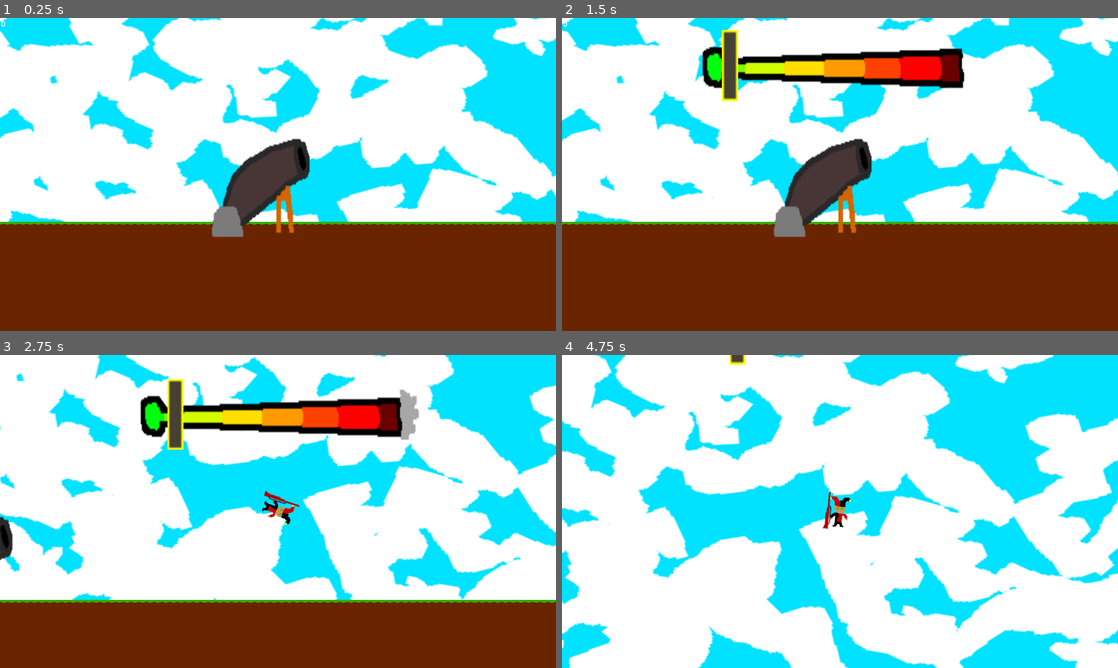
Above: before the commit, frames 1-4 (two rows, left to right).
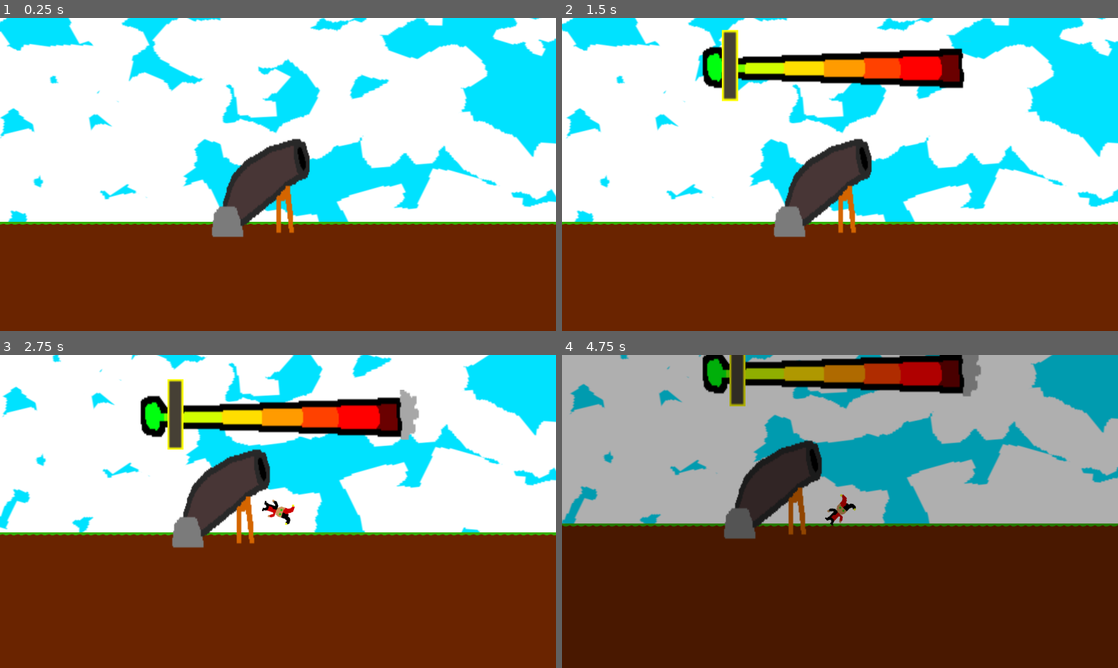
Above: after the commit, the same moments.

Repository: ZettaSimp/Learn-To-Clone
Game: Godot game, scene res://jester_launch_map.tscn
The game is run twice, just before and just after one commit, with the same random seed, the same clock (stepped at 60 frames per second) and the same inputs.
Inputs:
- Up to frame 1 (0.25 s): no input
- Up to frame 2 (1.5 s): tap Enter (ui_accept) at 0.5, 1.35 s; hold Right (ui_right) 0.53-1.28 s; hold Enter (ui_accept) 0.53-1.28 s; hold Down (ui_down) from 1.28 s (still down)
- Up to frame 3 (2.75 s): tap Enter (ui_accept) at 1.52, 1.82 s; release Down (ui_down) at 2.03 s; hold Right (ui_right) from 2.03 s (still down); hold Enter (ui_accept) from 2.03 s (still down)
- Up to frame 4 (4.75 s): release Right (ui_right) at 2.78 s; release Enter (ui_accept) at 2.78 s; hold Up (ui_up) 2.78-3.53 s; tap Enter (ui_accept) at 2.85, 3.02, 3.32, 4.35, 4.52 s; hold Enter (ui_accept) 3.53-4.28 s; hold Left (ui_left) from 3.53 s (still down)

The runs differ from the first frame. In frame 1, 2.3% of the frame differs, in the area x 0-100%, y 0-66%; in frame 2, 2.3%; in frame 3, 44%; in frame 4, 100%, in the area x 0-100%, y 0-100%.

Commit message:
Patched backwards
Skateboarding no longer works

Diff:
--- a/Learn To Clone/Darkout.gd
+++ b/Learn To Clone/Darkout.gd
@@ -8,11 +8,12 @@
 
 # Called every frame. 'delta' is the elapsed time since the previous frame.
 func _process(delta):
-	if Globs.game_state > 0:
+	if Globs.game_state > 0 and Globs.game_state != 6:
 		if get_self_modulate()[3] < 0.7:
 			set_self_modulate(Color(0,0,0,get_self_modulate()[3] + 0.7*delta))
 		else:
-			Globs.game_state = 2
+			if Globs.game_state == 1:
+				Globs.game_state = 2
 	else:
 		set_self_modulate(Color(0,0,0,0))
 	pass
--- a/Learn To Clone/Distance_Label.gd
+++ b/Learn To Clone/Distance_Label.gd
@@ -9,4 +9,4 @@
 # Called every frame. 'delta' is the elapsed time since the previous frame.
 func _process(_delta):
 	text = str(floor(Globs.glob_pos_jester[0])) + ' Distance\n' + str(floor(Globs.glob_pos_jester[1])-455) + ' Height\n' + str(floor(Globs.spd_jester[0])) + ' Speed (X)\n' + str(floor(Globs.spd_jester[1])) + ' Speed (Y)\n' + str(Globs.flight_time)
-	text = str(Globs.money)
+	text = ''
--- a/Learn To Clone/Globs.gd
+++ b/Learn To Clone/Globs.gd
@@ -5,17 +5,31 @@
 var glob_pos_jester = [0,0]
 var spd_jester = [0,0]
 var text = ''
-var cannon_level = 2
+var cannon_level = 1
 var game_state = 0
 var flight_time = 0
 var money = 0
-var fuel_max = 4
+var fuel_max = 0
 var cloud_reset = false
+var item_l = [0,0,0,0]
+var item_do = [[1,2,3,4,5,6,7,8,9,10],[0.3,0.3,0.25,0.2,0.15,0.1,0.05],[0,1500,2000,2500,3000,3500,4000],[1,2,3,4,5]]
+var drag_correction = 0.3
+var accel_correction = 0
+var days = 0
+var time_played = 0
 # Called when the node enters the scene tree for the first time.
 func _ready():
 	pass # Replace with function body.
 
 
 # Called every frame. 'delta' is the elapsed time since the previous frame.
-func _process(_delta):
+func _process(delta):
+	if game_state != 6:
+		time_played += delta
+	cannon_level = item_do[0][item_l[0]]
+	drag_correction = item_do[1][item_l[1]]
+	accel_correction = item_do[2][item_l[2]]
+	fuel_max = item_do[3][item_l[3]]
+	if glob_pos_jester[0] >= 2000000:
+		game_state = 6
 	pass
--- a/Learn To Clone/Jester.gd
+++ b/Learn To Clone/Jester.gd
@@ -3,6 +3,10 @@
 @onready var Jest = $Jester_Sprite
 @onready var cb = $Cannon_Bar
 @onready var cbb = $Cannon_Bar/Cannon_Bar_Bar
+@onready var glider_v = $Jester_Sprite/Glider
+@onready var win = $Winner
+@onready var dmt = $Winner/Days_Money_And_Time
+@onready var rocket = $Jester_Sprite/Rocket_Sprite
 var starting_pos = global_position
 var pos_collected = false
 var cbb_starting_pos = 0
@@ -32,10 +36,30 @@
 
 # Called every frame. 'delta' is the elapsed time since the previous frame.
 func _process(delta):
-	if Globs.game_state == 4:
+	if Globs.game_state == 6:
+		win.visible = true
+		win.set_self_modulate(Color(1,1,1,win.get_self_modulate()[3] + delta*0.1))
+		dmt.text = 'Days: ' + str(Globs.days) + ' Time: ' + str(floor(Globs.time_played))
+		dmt.set_self_modulate(Color(1,1,1,dmt.get_self_modulate()[3] + delta*0.1))
+		return
+	if Globs.game_state == 5:
 		game_reset()
 		Globs.game_state = 0
 		return
+	if Globs.game_state == 3 or Globs.game_state == 4:
+		return
+	drag = Globs.drag_correction
+	accel = Globs.accel_correction
+	if Globs.item_l[1] > 0:
+		glider_constant = 1
+		glider_v.visible = true
+	else:
+		glider_constant = 0
+		glider_v.visible = false
+	if Globs.item_l[2] > 0:
+		rocket.visible = true
+	else:
+		rocket.visible = false
 	if pos_collected == false:
 		cbb_starting_pos = cbb.position.x
 		pos_collected = true
@@ -85,6 +109,9 @@
 		fuel += -delta
 		speed[0] += accel * sin(Jest.rotation) * delta
 		speed[1] += accel * -cos(Jest.rotation) * delta
+		rocket.frame = 1
+	else:
+		rocket.frame = 0
 	speed_mag = sqrt(speed[0]*speed[0]+speed[1]*speed[1])
 	if abs(speed[0]) > 0:
 		speed_ang = sign(speed[0]) * atan(-speed[1]/speed[0])
@@ -97,22 +124,22 @@
 	Globs.text = str(floor(speed_ang * 180 / 3.14159265358)) + '\n' + str(floor(glide_ang * 180 / 3.14159265358)) + '\n' + str(glide) + '\n' + str(floor(speed[0])) + '\n' + str(floor(speed[1]))
 	dragV = Vector2(drag+10*abs(sin(glide_ang)),drag+10*abs(cos(glide_ang)))
 	dragV2 = Vector2(-10*sin(glide_ang),-10*cos(glide_ang))
-	if glider_constant == 0:
+	if glider_constant == 0 or int(floor(Jest.rotation_degrees)) % 180 < 0:
 		dragV = Vector2(drag,drag)
 		dragV2 = Vector2(0,0)
 	if global_position.y + speed[1] * delta < 455:
 		speed[1] += 1000 * delta
 	else:
-		if speed[1] > 10:
+		if speed[1] > 20:
 			speed[0] = speed[0] * bounce_constant
 			speed[1] = -speed[1] * bounce_constant
 			global_position.y += speed[1] * delta
 			bounces += 1
 		else:
-			speed[0] = speed[0] - speed[0] * floor_constant * delta
+			speed[0] = abs(speed[0] - speed[0] * floor_constant * delta)
 			speed[1] = 0
 			global_position.y = 455
-			if abs(speed[0]) < 5:
+			if abs(speed[0]) < 10:
 				cannon_state = -4
 				Globs.game_state = 1
 	speed = [speed[0]-speed[0]*dragV.x*delta+speed[1]*dragV2.y*delta*sign(sin(glide_ang)),speed[1]-speed[1]*dragV.y*delta+speed[0]*dragV2.x*delta]
--- a/Learn To Clone/Jester.tscn
+++ b/Learn To Clone/Jester.tscn
@@ -1,15 +1,18 @@
-[gd_scene load_steps=12 format=3 uid="uid://cfflrspbh2d1k"]
+[gd_scene load_steps=15 format=3 uid="uid://cfflrspbh2d1k"]
 
 [ext_resource type="Script" path="res://Distance_Label.gd" id="1_tii3j"]
 [ext_resource type="Texture2D" uid="uid://i2jh3uhky2c7" path="res://Sprites/Jester.png" id="2_cb676"]
 [ext_resource type="Texture2D" uid="uid://belhl5nar56fd" path="res://Sprites/Sky.png" id="2_ojdi6"]
 [ext_resource type="Script" path="res://Skybox.gd" id="3_dysdr"]
 [ext_resource type="Script" path="res://Jester.gd" id="3_xe0lk"]
+[ext_resource type="Texture2D" uid="uid://fnr6llk0pvxj" path="res://Sprites/Rockets_Are_Mid.png" id="6_fiv8p"]
 [ext_resource type="Texture2D" uid="uid://beuby2rhg2fqh" path="res://Sprites/Glider.png" id="6_hw7w4"]
 [ext_resource type="Texture2D" uid="uid://dcdf2jaagq3bu" path="res://Sprites/Cannon_Bar.png" id="7_n7idh"]
 [ext_resource type="Texture2D" uid="uid://b5ijke8crxr7d" path="res://Sprites/Cannon_Bar_Bar.png" id="8_h4ltp"]
 [ext_resource type="Script" path="res://Darkout.gd" id="9_knqxx"]
 [ext_resource type="PackedScene" uid="uid://vclilyny2f2p" path="res://score_board.tscn" id="10_0baas"]
+[ext_resource type="PackedScene" uid="uid://b0p8pywfn0ky2" path="res://shop_menu.tscn" id="11_ud3aw"]
+[ext_resource type="Texture2D" uid="uid://8t4lfm4gton0" path="res://Sprites/Your Winner.png" id="12_b7ck1"]
 
 [sub_resource type="CircleShape2D" id="CircleShape2D_gf6jv"]
 radius = 28.0
@@ -27,6 +30,7 @@
 [node name="Camera2D" type="Camera2D" parent="."]
 
 [node name="Label" type="Label" parent="."]
+z_index = 6
 offset_left = -574.0
 offset_top = -324.0
 offset_right = -305.0
@@ -36,6 +40,13 @@
 
 [node name="Jester_Sprite" type="Sprite2D" parent="."]
 texture = ExtResource("2_cb676")
+
+[node name="Rocket_Sprite" type="Sprite2D" parent="Jester_Sprite"]
+z_index = -1
+rotation = -1.5708
+scale = Vector2(0.4, 0.4)
+texture = ExtResource("6_fiv8p")
+vframes = 2
 
 [node name="Area2D" type="Area2D" parent="Jester_Sprite"]
 
@@ -73,3 +84,26 @@
 z_index = 3
 position = Vector2(0, 600)
 scale = Vector2(2, 2)
+
+[node name="Shop_Menu" parent="." instance=ExtResource("11_ud3aw")]
+z_index = 5
+scale = Vector2(1.2, 1.2)
+
+[node name="Winner" type="Sprite2D" parent="."]
+visible = false
+self_modulate = Color(1, 1, 1, 0)
+z_index = 100
+position = Vector2(-1.49995, 0.624979)
+scale = Vector2(5.815, 6.5075)
+texture = ExtResource("12_b7ck1")
+
+[node name="Days_Money_And_Time" type="Label" parent="Winner"]
+self_modulate = Color(1, 1, 1, 0)
+z_index = 101
+offset_left = -88.0
+offset_top = 21.0
+offset_right = 43.0
+offset_bottom = 44.0
+theme_override_colors/font_color = Color(0.745098, 0.682353, 0, 1)
+theme_override_font_sizes/font_size = 10
+text = "Days: "
--- a/Learn To Clone/Score_Board.gd
+++ b/Learn To Clone/Score_Board.gd
@@ -62,6 +62,7 @@
 			rt = 0
 			height_max = 0
 			day += 1
+			return
 	if Globs.game_state < 1:
 		position.y = 600
 	pass
--- /dev/null
+++ b/Learn To Clone/Shop_Menu.gd
@@ -0,0 +1,85 @@
+extends Sprite2D
+
+@onready var dl = $Day_Label
+@onready var des = $Description
+@onready var cl1 = $Cost_Label_1
+@onready var cl2 = $Cost_Label_2
+@onready var cl3 = $Cost_Label_3
+@onready var cl4 = $Cost_Label_4
+@onready var cur = $Cursor
+@onready var cp = $Cash_Profit
+var day = 1
+var selection = [0,0]
+var items = [0,0,0,0]
+var cost = [[250,500,1000,2000,4000,8000,16000,32000,64000],[50,500,2500,7500,15000,50000],[1000,4000,9000,160000,25000,36000],[1000,4000,16000,64000]]
+var description = ["Increases cannon launch power, for better initial speed.","Upgrades the glider to be more aerodynamic, increasing airspeed and decreasing drag.","Improves the thrusters, allowing you to gain more speed per second of fuel. Press space during flight to use.","Increases the amount of fuel you can bring with you, providing an extra second of thrust per upgrade.","Proceed to the next day","Proceed to the next day"]
+var wait = 0
+var cur_pos = [Vector2(-164,-72),Vector2(80,-72),Vector2(-164,85),Vector2(80,85),Vector2(136,232),Vector2(136,232)]
+# Called when the node enters the scene tree for the first time.
+func _ready():
+	pass # Replace with function body.
+
+
+# Called every frame. 'delta' is the elapsed time since the previous frame.
+func _process(delta):
+	Globs.item_l = items
+	if Globs.game_state == 4:
+		visible = true
+		wait += -delta
+	else:
+		visible = false
+		wait = 0.5
+	if Input.is_action_just_pressed("ui_right") == true:
+		selection[0] = selection[0] + 1
+	if Input.is_action_just_pressed("ui_left") == true:
+		selection[0] = selection[0] - 1
+	if Input.is_action_just_pressed("ui_down") == true:
+		selection[1] = selection[1] + 1
+	if Input.is_action_just_pressed("ui_up") == true:
+		selection[1] = selection[1] - 1
+	if selection[0] < 0:
+		selection[0] = 0
+	if selection[0] > 1:
+		selection[0] = 1
+	if selection[1] < 0:
+		selection[1] = 0
+	if selection[1] > 2:
+		selection[1] = 2
+	des.text = description[selection[0]+selection[1]*2]
+	cp.text = "Current Cash:\n" + str(Globs.money)
+	dl.text = str(day)
+	for c in range(0,4):
+		if items[c] < len(cost[c]):
+			if c == 0:
+				cl1.text = "Cost:\n" + str(cost[c][items[c]]) + "\nLevel: " + str(items[c])
+			if c == 1:
+				cl2.text = "Cost:\n" + str(cost[c][items[c]]) + "\nLevel: " + str(items[c])
+			if c == 2:
+				cl3.text = "Cost:\n" + str(cost[c][items[c]]) + "\nLevel: " + str(items[c])
+			if c == 3:
+				cl4.text = "Cost:\n" + str(cost[c][items[c]]) + "\nLevel: " + str(items[c])
+		else:
+			if c == 0:
+				cl1.text = "MAX"
+			if c == 1:
+				cl2.text = "MAX"
+			if c == 2:
+				cl3.text = "MAX"
+			if c == 3:
+				cl4.text = "MAX"
+	cur.position = cur_pos[selection[0]+selection[1]*2]
+	if selection[0]+selection[1]*2 >= 4:
+		cur.rotation_degrees = 270
+	else:
+		cur.rotation_degrees = 0
+	if Input.is_action_just_pressed("ui_accept") == true and wait < 0:
+		if selection[1] < 2:
+			if items[selection[0]+selection[1]*2] < len(cost[selection[0]+selection[1]*2]):
+				if Globs.money > cost[selection[0]+selection[1]*2][items[selection[0]+selection[1]*2]]:
+					Globs.money += -cost[selection[0]+selection[1]*2][items[selection[0]+selection[1]*2]]
+					items[selection[0]+selection[1]*2] += 1
+		else:
+			day += 1
+			Globs.days = day
+			Globs.game_state = 5
+	pass
--- a/Learn To Clone/Skybox.gd
+++ b/Learn To Clone/Skybox.gd
@@ -1,6 +1,6 @@
 extends Sprite2D
 
-var cloud_max = 140
+var cloud_max = 180
 # Called when the node enters the scene tree for the first time.
 func _ready():
 	while Globs.cloud_count < cloud_max:
--- /dev/null
+++ b/Learn To Clone/shop_menu.tscn
@@ -0,0 +1,94 @@
+[gd_scene load_steps=4 format=3 uid="uid://b0p8pywfn0ky2"]
+
+[ext_resource type="Texture2D" uid="uid://cimmf56wr1tb8" path="res://Sprites/Menu.png" id="1_5072g"]
+[ext_resource type="Script" path="res://Shop_Menu.gd" id="2_54nkq"]
+[ext_resource type="Texture2D" uid="uid://dvccg8swn1bsn" path="res://Sprites/Cursor.png" id="3_sb6ea"]
+
+[node name="Shop_Menu" type="Sprite2D"]
+texture = ExtResource("1_5072g")
+script = ExtResource("2_54nkq")
+
+[node name="Day_Label" type="Label" parent="."]
+offset_left = -158.0
+offset_top = -247.0
+offset_right = -118.0
+offset_bottom = -203.0
+theme_override_colors/font_color = Color(0.745098, 0.682353, 0, 1)
+theme_override_font_sizes/font_size = 32
+text = "1"
+metadata/_edit_use_anchors_ = true
+
+[node name="Description" type="Label" parent="."]
+offset_left = -75.0
+offset_top = -247.0
+offset_right = 246.0
+offset_bottom = -130.0
+theme_override_colors/font_color = Color(0.745098, 0.682353, 0, 1)
+theme_override_font_sizes/font_size = 20
+text = "Description"
+autowrap_mode = 2
+
+[node name="Cost_Label_1" type="Label" parent="."]
+offset_left = -104.0
+offset_top = -51.0
+offset_right = 19.0
+offset_bottom = 70.0
+theme_override_colors/font_color = Color(0.745098, 0.682353, 0, 1)
+theme_override_font_sizes/font_size = 20
+text = "Cost:
+L + Ratio
+Level: MAX"
+autowrap_mode = 2
+
+[node name="Cost_Label_2" type="Label" parent="."]
+offset_left = 141.0
+offset_top = -51.0
+offset_right = 247.0
+offset_bottom = 70.0
+theme_override_colors/font_color = Color(0.745098, 0.682353, 0, 1)
+theme_override_font_sizes/font_size = 20
+text = "Cost:
+L + Ratio
+Level: MAX"
+autowrap_mode = 2
+
+[node name="Cost_Label_3" type="Label" parent="."]
+offset_left = -104.0
+offset_top = 100.0
+offset_right = 18.0
+offset_bottom = 221.0
+theme_override_colors/font_color = Color(0.745098, 0.682353, 0, 1)
+theme_override_font_sizes/font_size = 20
+text = "Cost:
+L + Ratio
+Level: 99"
+autowrap_mode = 2
+
+[node name="Cost_Label_4" type="Label" parent="."]
+anchors_preset = -1
+anchor_right = 0.0332031
+offset_left = 141.0
+offset_top = 100.0
+offset_right = 235.0
+offset_bottom = 221.0
+theme_override_colors/font_color = Color(0.745098, 0.682353, 0, 1)
+theme_override_font_sizes/font_size = 20
+text = "Cost:
+L + Ratio
+Level: 100"
+autowrap_mode = 2
+metadata/_edit_use_anchors_ = true
+
+[node name="Cash_Profit" type="Label" parent="."]
+offset_left = -239.0
+offset_top = -178.0
+offset_right = -78.0
+offset_bottom = -133.0
+theme_override_colors/font_color = Color(0.745098, 0.682353, 0, 1)
+theme_override_font_sizes/font_size = 20
+text = "100000000"
+autowrap_mode = 2
+
+[node name="Cursor" type="Sprite2D" parent="."]
+position = Vector2(136, 232)
+texture = ExtResource("3_sb6ea")
Binary file added: Learn To Clone/Jester_Blast.apple-touch-icon.png
Not shown, added: Learn To Clone/Jester_Blast.apple-touch-icon.png.import
Binary file added: Learn To Clone/Jester_Blast.icon.png
Not shown, added: Learn To Clone/Jester_Blast.icon.png.import
Binary file added: Learn To Clone/Jester_Blast.png
Not shown, added: Learn To Clone/Jester_Blast.png.import
Binary file added: Learn To Clone/Sprites/Cursor.png
Not shown, added: Learn To Clone/Sprites/Cursor.png.import
Binary file added: Learn To Clone/Sprites/Menu.png
Not shown, added: Learn To Clone/Sprites/Menu.png.import
Binary file added: Learn To Clone/Sprites/Rockets_Are_Mid.png
Not shown, added: Learn To Clone/Sprites/Rockets_Are_Mid.png.import
(and 10 more such lines)
